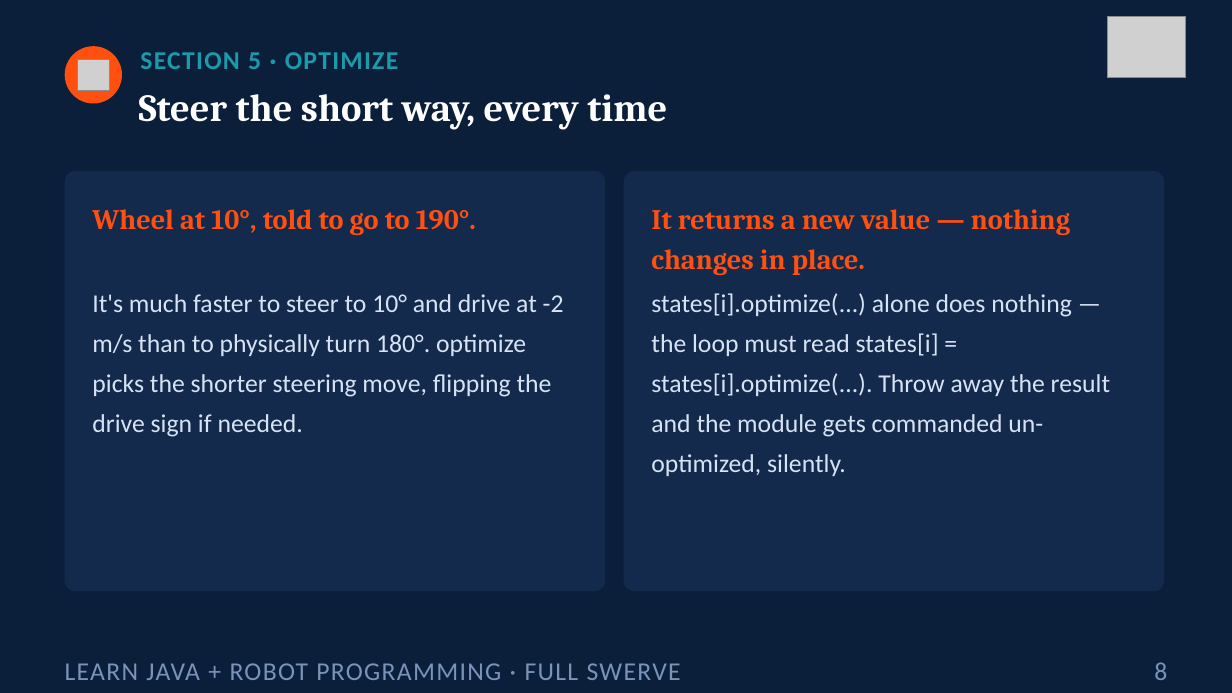
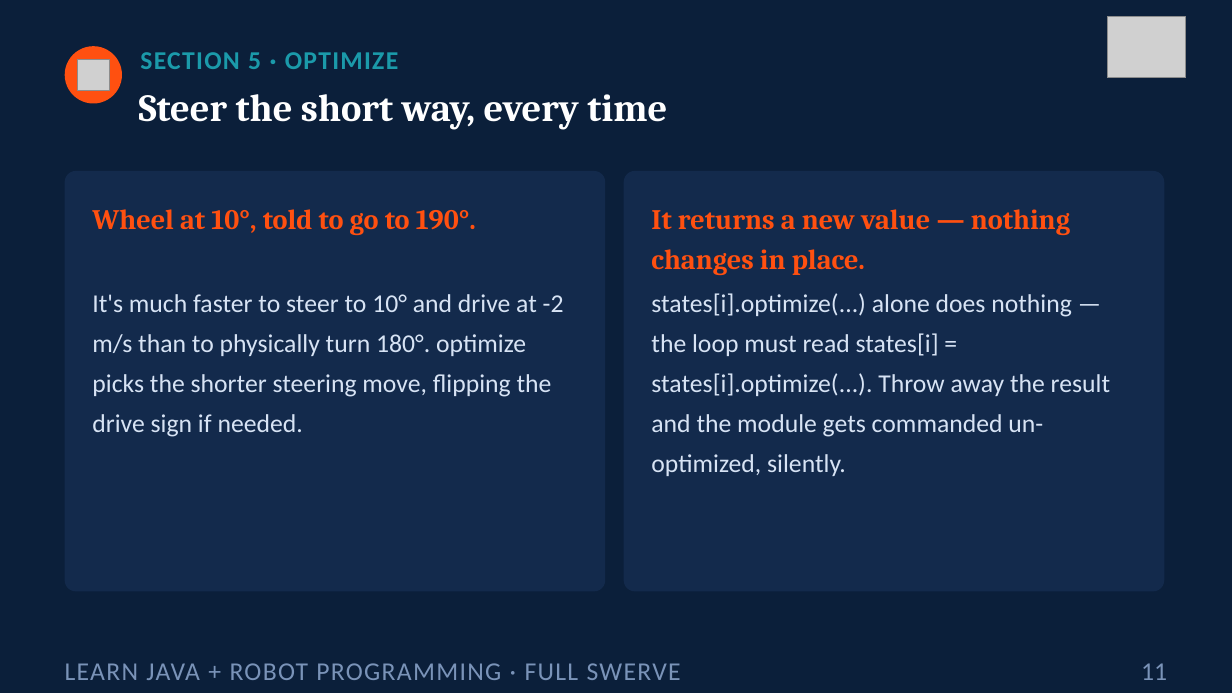
Before and after one commit to FRC5010/BasicRobotLessons, a slide deck: slide 11 of docs/presentations/v3/10-kinematics.pptx (slide 8 before the commit). Drawn at 1232x693 pixels with LibreOffice and Linux fonts; fonts in the diff are those of the drawing; grey boxes stand for pictures. Boxes give left, top, right and bottom in pixels: in the first picture for what was removed or moved away, otherwise in the second. Text is boxed around its words. In the diff, an @@ line names an element or a change of style, - is before the commit and + after.

```diff
--- a/docs/presentations/v3/10-kinematics.pptx
+++ b/docs/presentations/v3/10-kinematics.pptx
@@ text at box(1141, 663, 1167, 680): text changed @@
-8
+11
```
Also in this commit, not shown: 6 other slides changed, 3 slides added, 2 other files.
